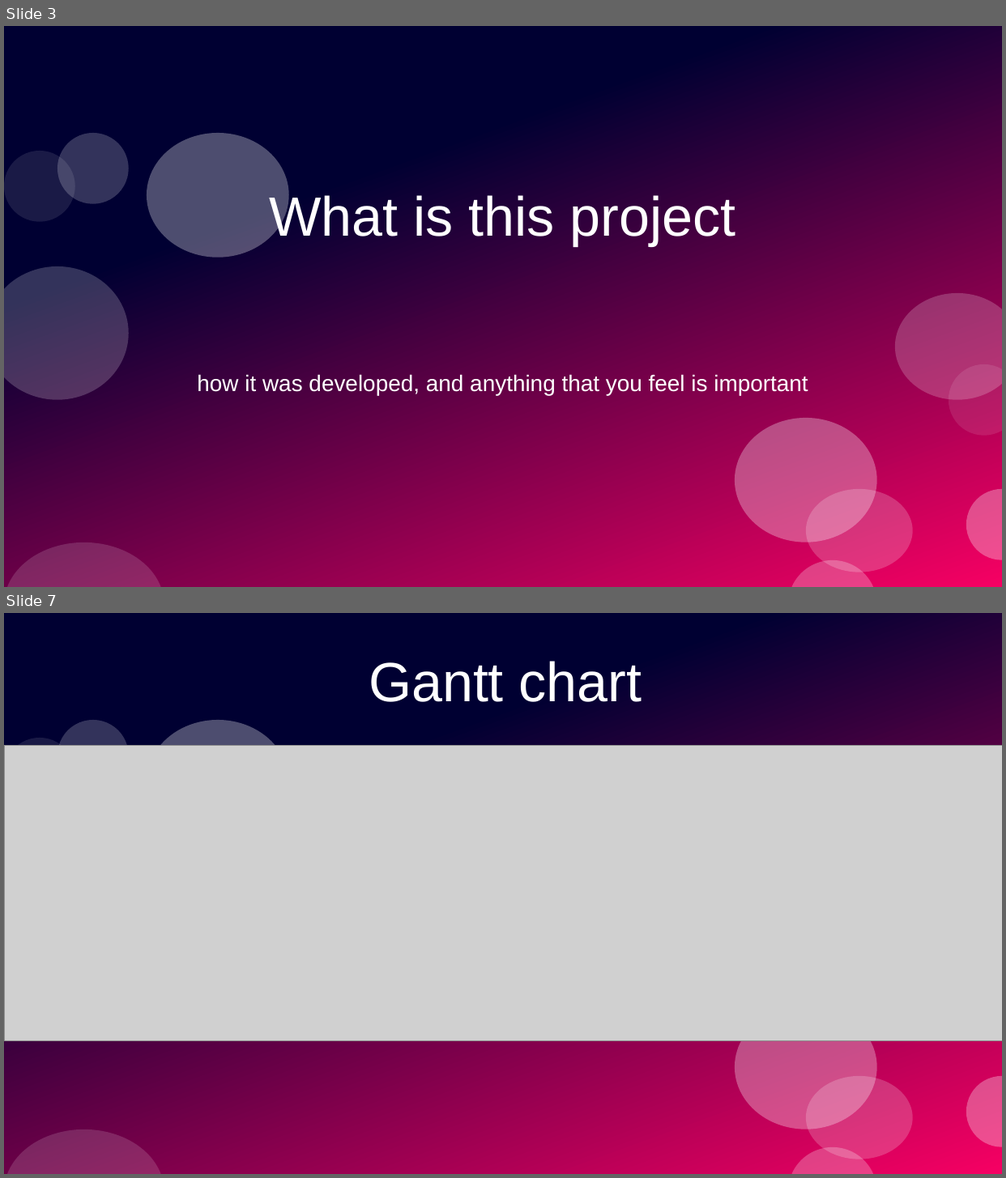
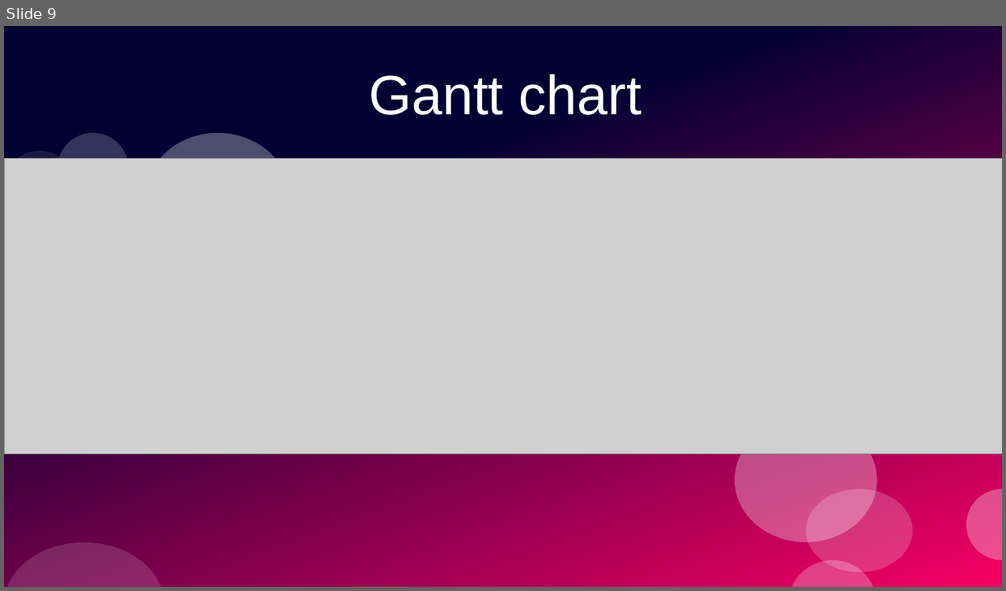
Before and after one commit to PrototypeProto/COP_4331_Small-Project, a slide deck: Pres.pptx. Shown one above the other, each under a label of ours: slides 3 and 7 before the commit, slide 9 after it; the slides between them are not shown. The pictures are 1006x1178 and 1006x591 pixels, drawn with LibreOffice and Linux fonts; fonts in the diff are those of the drawing; grey boxes stand for pictures. Boxes give left, top, right and bottom in pixels: in the first picture for what was removed or moved away, otherwise in the second. Text is boxed around its words. In the diff, an @@ line names an element or a change of style, - is before the commit and + after.

```diff
--- a/Pres.pptx
+++ b/Pres.pptx
@@ slide 3 removed at bbox=[4, 26, 1002, 587], background #FFFFFF; not listed: 12 template elements that a slide beside it also shows @@
@@ title removed at bbox=[269, 192, 736, 246] @@
-What is this project
@@ subtitle removed at bbox=[197, 374, 808, 395] @@
-how it was developed, and anything that you feel is important
@@ what was slide 7 is now slide 9 @@
```
Also in this commit, not shown: 7 slides changed, 6 slides added, 3 other slides removed.
